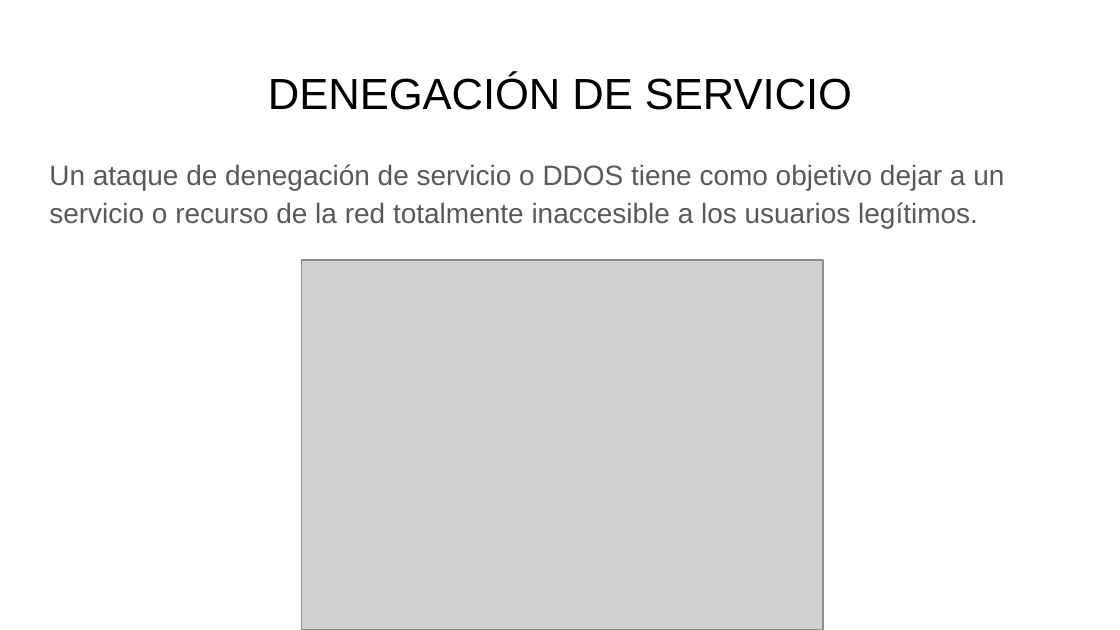
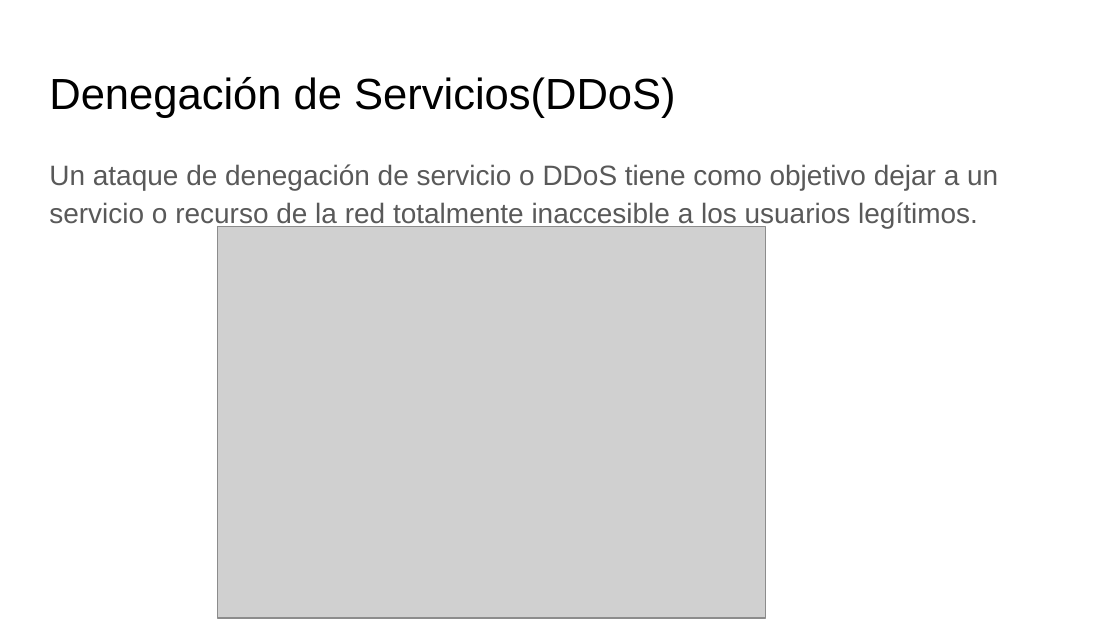
Before and after one commit to AshWilliams/Seguridad.Net, a slide deck: slide 5 of Seguridad_de_aplicaciones_web.pptx (slide 16 before the commit). Drawn at 1120x630 pixels with LibreOffice and Linux fonts; fonts in the diff are those of the drawing; grey boxes stand for pictures. Boxes give left, top, right and bottom in pixels: in the first picture for what was removed or moved away, otherwise in the second. Text is boxed around its words. In the diff, an @@ line names an element or a change of style, - is before the commit and + after.

```diff
--- a/Seguridad_de_aplicaciones_web.pptx
+++ b/Seguridad_de_aplicaciones_web.pptx
@@ title at box(49, 77, 676, 118): text changed @@
-DENEGACIÓN DE SERVICIO
+Denegación de Servicios(DDoS)
@@ text at box(49, 164, 998, 229): text changed @@
-Un ataque de denegación de servicio o DDOS tiene como objetivo dejar a un servicio o recurso de la red totalmente inaccesible a los usuarios legítimos.
+Un ataque de denegación de servicio o DDoS tiene como objetivo dejar a un servicio o recurso de la red totalmente inaccesible a los usuarios legítimos.
@@ picture: place and size @@
-picture at box(301, 260, 823, 629)
+picture at box(217, 226, 765, 618)
```
Also in this commit, not shown: 5 other slides changed, 10 slides added, 16 slides removed, 2 other files.
